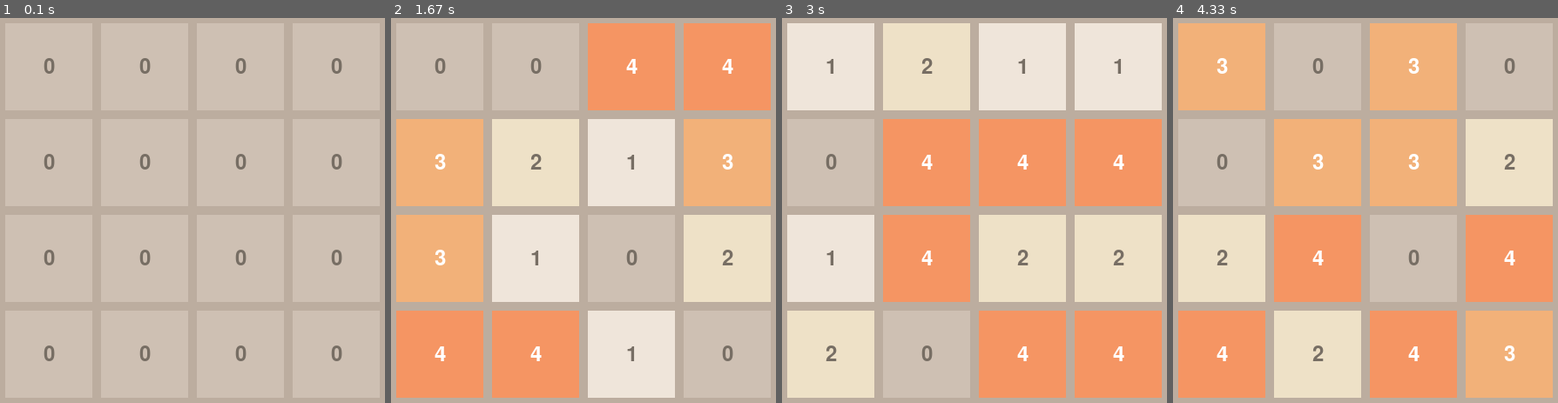
Above: before the commit, frames 1-4 (left to right).
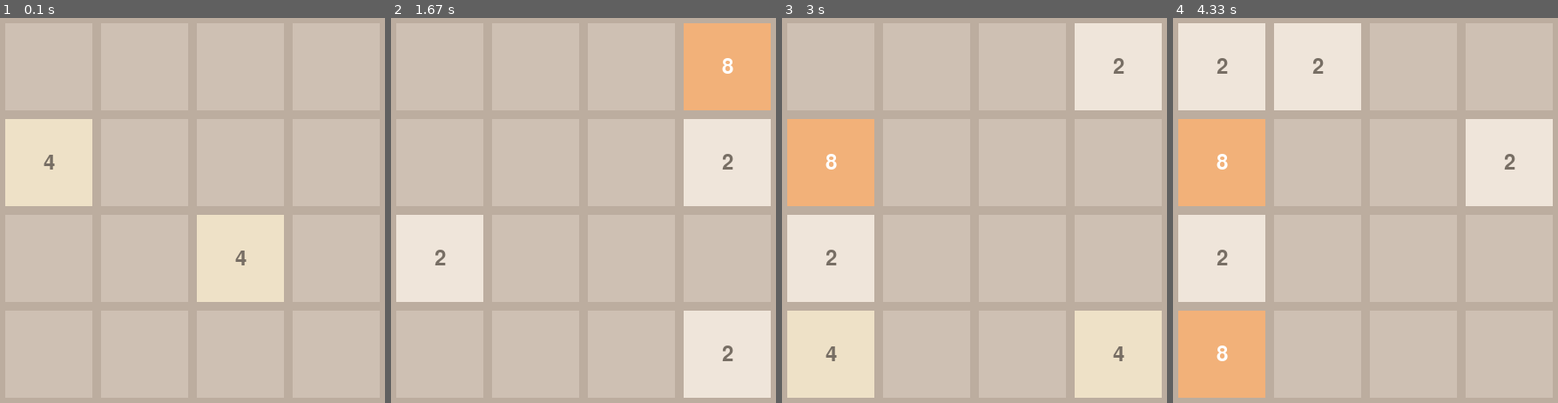
Above: after the commit, the same moments.

Repository: Smartitect/2048
Game: pygame game, started from py2048_pygame.py
The game is run twice, just before and just after one commit, with the same random seed, the same clock (stepped at 60 frames per second) and the same inputs.
Inputs:
- Up to frame 1 (0.1 s): no input
- Up to frame 2 (1.67 s): hold Right 0.33-0.8 s; hold Up 0.83-1.13 s; hold Right from 1.17 s (still down)
- Up to frame 3 (3 s): release Right at 1.72 s; hold Left 1.75-2.42 s; hold Down from 2.45 s (still down)
- Up to frame 4 (4.33 s): release Down at 3.27 s; hold Left 3.3-4.22 s; hold Up from 4.25 s (still down)

The runs differ from the first frame. In frame 1, 11% of the frame differs, in the area x 1-89%, y 10-90%; in frame 2, 67%, in the area x 1-99%, y 1-99%; in frame 3, 62%; in frame 4, 61%.

Commit message:
Game working in manual mode.

Diff:
--- a/py2048_pygame.py
+++ b/py2048_pygame.py
@@ -1,6 +1,7 @@
 # Import the pygame module
 import pygame
 import random
+from py2048_classes import Board
 
 # Import pygame.locals for easier access to key coordinates
 # Updated to conform to flake8 and black standards
@@ -18,13 +19,27 @@
 TEXT_DARK = pygame.Color(119, 110, 100)
 TEXT_LIGHT = pygame.Color(255, 255, 255)
 BACKGROUND = pygame.Color(188, 173, 159)
+EMPTY = pygame.Color(206, 192, 179)
+TILE_MAX = pygame.Color(18, 91, 146)
 
 CELL_STYLES = {
-    0: {"font": TEXT_DARK, "fill": pygame.Color(206, 192, 179)},
+    0: {"font": TEXT_DARK, "fill": EMPTY},
     1: {"font": TEXT_DARK, "fill": pygame.Color(239, 229, 218)},
     2: {"font": TEXT_DARK, "fill": pygame.Color(238, 225, 199)},
     3: {"font": TEXT_LIGHT, "fill": pygame.Color(242, 177, 121)},
-    4: {"font": TEXT_LIGHT, "fill": pygame.Color(245, 149, 99)}
+    4: {"font": TEXT_LIGHT, "fill": pygame.Color(245, 149, 99)},
+    5: {"font": TEXT_LIGHT, "fill": pygame.Color(247, 127, 96)},
+    6: {"font": TEXT_LIGHT, "fill": pygame.Color(246, 94, 59)},
+    7: {"font": TEXT_LIGHT, "fill": pygame.Color(241, 219, 147)},
+    8: {"font": TEXT_LIGHT, "fill": pygame.Color(237, 204, 97)},
+    9: {"font": TEXT_LIGHT, "fill": pygame.Color(235, 193, 57)},
+    10: {"font": TEXT_LIGHT, "fill": pygame.Color(231, 181, 23)},
+    11: {"font": TEXT_DARK, "fill": pygame.Color(192, 154, 16)},
+    12: {"font": TEXT_LIGHT, "fill": pygame.Color(94, 218, 146)},
+    13: {"font": TEXT_LIGHT, "fill": pygame.Color(37, 187, 100)},
+    14: {"font": TEXT_LIGHT, "fill": pygame.Color(35, 140, 81)},
+    15: {"font": TEXT_LIGHT, "fill": pygame.Color(113, 180, 213)},
+    16: {"font": TEXT_LIGHT, "fill": pygame.Color(25, 130, 205)},
 }
 
 # Define constants for the screen width and height
@@ -39,13 +54,13 @@
 
 class Tile(pygame.sprite.Sprite):
 
-    def __init__(self, row, column, value=0):
+    def __init__(self, row, column, value=None):
         super(Tile, self).__init__()
         self.font = pygame.font.Font(pygame.font.get_default_font(), FONT_SIZE)
         self.x_pos = BORDER_WIDTH + (row * (BORDER_WIDTH + TILE_SIZE))
         self.y_pos = BORDER_WIDTH + (column * (BORDER_WIDTH + TILE_SIZE))
         self.surface = pygame.Surface((TILE_SIZE, TILE_SIZE))
-        self.value = -1
+        self.value = value
         self.update(value)
 
     def update(self, value):
@@ -54,14 +69,25 @@
         self.value = value
 
     def change_text(self, value):
-        text_colour = CELL_STYLES[value]["font"]
-        text_surface = self.font.render(str(value), True, text_colour, None)
-        text_rectangle = text_surface.get_rect(center=(TILE_SIZE/2, TILE_SIZE/2))
-        self.surface.blit(text_surface, text_rectangle)
+        if value:
+            if value in CELL_STYLES:
+                text_colour = CELL_STYLES[value]["font"]
+            else:
+                text_colour = TEXT_LIGHT
+            text_surface = self.font.render(str(2 ** value), True, text_colour, None)
+            text_rectangle = text_surface.get_rect(center=(TILE_SIZE/2, TILE_SIZE/2))
+            self.surface.blit(text_surface, text_rectangle)
 
     def change_fill(self, value):
-        fill_colour = CELL_STYLES[value]["fill"]
+        if value:
+            if value in CELL_STYLES:
+                fill_colour = CELL_STYLES[value]["fill"]
+            else:
+                fill_colour = TILE_MAX
+        else:
+            fill_colour = EMPTY
         self.surface.fill(fill_colour)
+
 
 class Game:
 
@@ -96,44 +122,72 @@
             self.screen.blit(tile.surface, (tile.x_pos, tile.y_pos))
 
     @staticmethod
-    def generate_random_tile_values():
-        return [
-            [
-                random.randint(0, 4) for column in range(0, NUMBER_OF_COLUMNS)
-            ]
-            for row in range(0, NUMBER_OF_ROWS)
-        ]
-        # tile_values = []
-        # for row in range(0, NUMBER_OF_ROWS):
-        #     row_of_tiles = []
-        #     for column in range(0, NUMBER_OF_COLUMNS):
-        #         row_of_tiles.append(random.randint(0, 4))
-        #     tile_values.append(row_of_tiles)
-        # return tile_values
+    def convert_grid(grid):
 
-# Initialize pygame
-pygame.init()
-game = Game()
+        tile_values = []
 
-# Variable to keep the main loop running
-running = True
+        for row in range(0, NUMBER_OF_ROWS):
+            row_of_tiles = []
+            for column in range(0, NUMBER_OF_COLUMNS):
+                if grid[column][row]:
+                    row_of_tiles.append(grid[column][row].get_value())
+                else:
+                    row_of_tiles.append(None)
+            tile_values.append(row_of_tiles)
+        return tile_values
 
-# Main loop
-while running:
-    # Look at every event in the queue
-    for event in pygame.event.get():
-        # Did the user hit a key?
-        if event.type == KEYDOWN:
-            # Was it the Escape key? If so, stop the loop.
-            if event.key == K_ESCAPE:
+
+def main():
+
+    # Initialize pygame
+    pygame.init()
+    game = Game()
+    board = Board()
+    board.add_random_tiles(2)
+    game.update_tiles(Game.convert_grid(board.grid))
+    game.draw_tiles()
+    pygame.display.flip()
+
+    move_counter = 0
+    move = None
+    move_result = False
+
+    # Variable to keep the main loop running
+    running = True
+
+    # Main loop
+    while running:
+        # Look at every event in the queue
+        for event in pygame.event.get():
+            # Did the user hit a key?
+            if event.type == KEYDOWN:
+                # Was it the Escape key? If so, stop the loop.
+                if event.key == K_ESCAPE:
+                    running = False
+                else:
+                    if event.key == K_UP:
+                        move = 'UP'
+                    elif event.key == K_LEFT:
+                        move = 'LEFT'
+                    elif event.key == K_DOWN:
+                        move = 'DOWN'
+                    elif event.key == K_RIGHT:
+                        move = 'RIGHT'
+                    else:
+                        move = None
+
+                    if move is not None:
+                        move_result = board.make_move(move)
+                        if move_result:
+                            add_tile_result = board.add_random_tiles(1)
+                            move_counter = move_counter + 1
+                            game.update_tiles(Game.convert_grid(board.grid))
+                            game.draw_tiles()
+                            pygame.display.flip()
+
+            # Did the user click the window close button? If so, stop the loop.
+            elif event.type == QUIT:
                 running = False
-            else:
-                tile_values = Game.generate_random_tile_values()
-                game.update_tiles(tile_values)
-                game.draw_tiles()
 
-        # Did the user click the window close button? If so, stop the loop.
-        elif event.type == QUIT:
-            running = False
-
-    pygame.display.flip()
+if __name__ == "__main__":
+    main()
